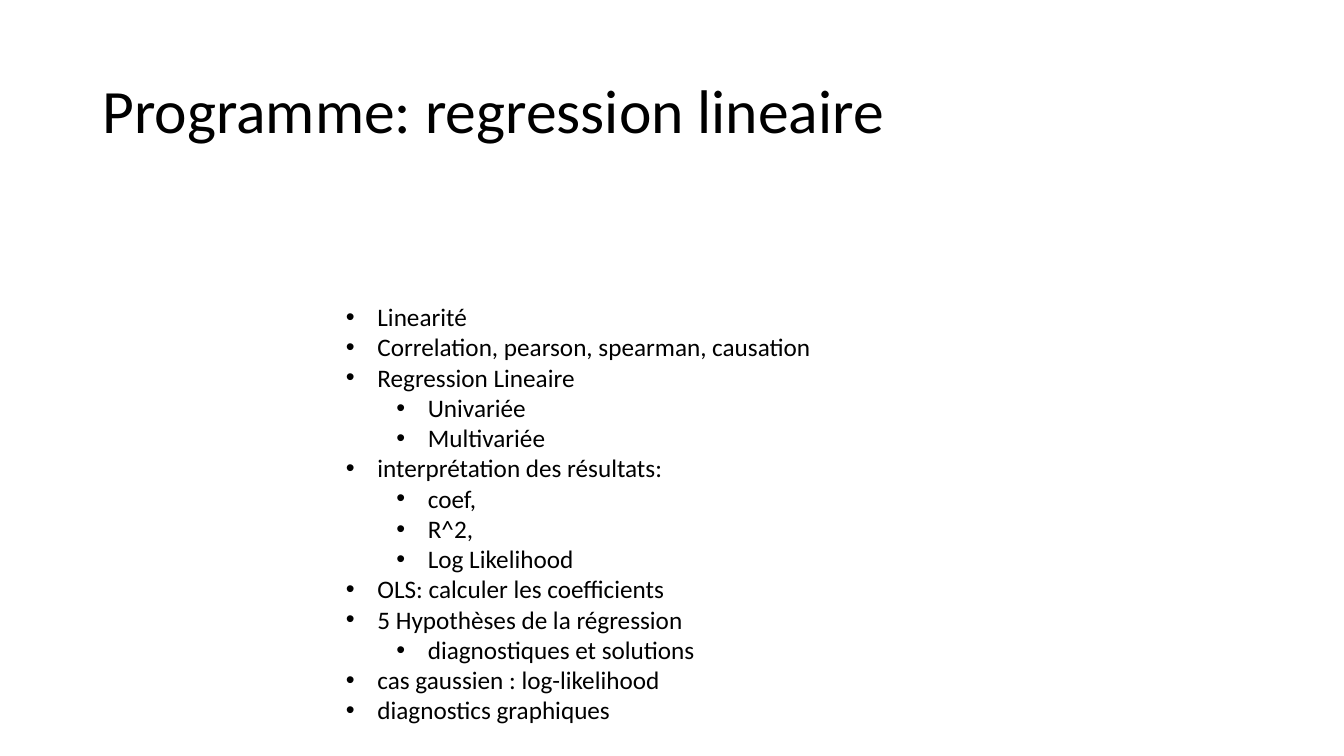
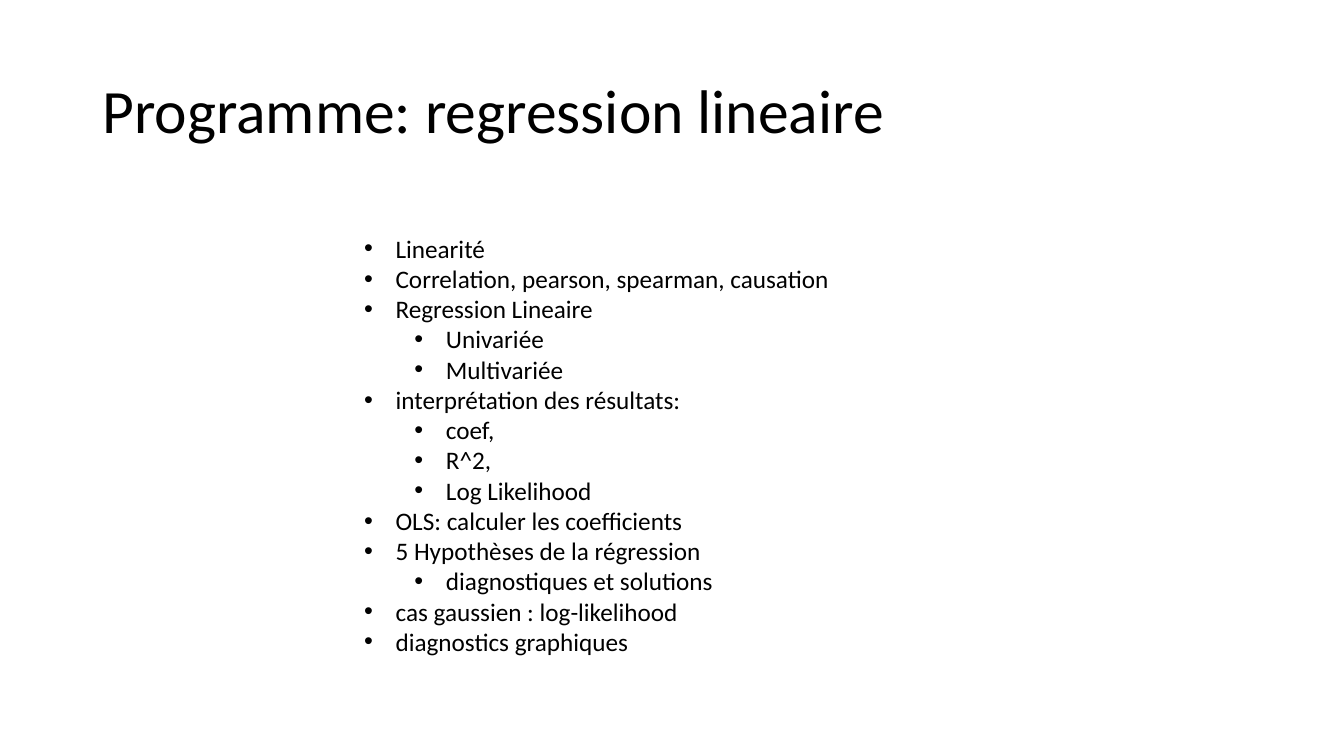
Before and after one commit to alexisperrier/XEmines_DataScience_2020, a slide deck: slide 2 of slides/XEM20_S1D3.pptx. Drawn at 1344x756 pixels with LibreOffice and Linux fonts; fonts in the diff are those of the drawing. Boxes give left, top, right and bottom in pixels: in the first picture for what was removed or moved away, otherwise in the second. Text is boxed around its words. In the diff, an @@ line names an element or a change of style, - is before the commit and + after.

Commit message:
Logistic regression

```diff
--- a/slides/XEM20_S1D3.pptx
+++ b/slides/XEM20_S1D3.pptx
@@ text "Linearité" moved from (x1=377, y1=308, x2=810, y2=724) to (x1=396, y1=240, x2=828, y2=656) @@
```
Also in this commit, not shown: 8 other slides changed, 36 slides added, 6 slides removed, 11 other files.
